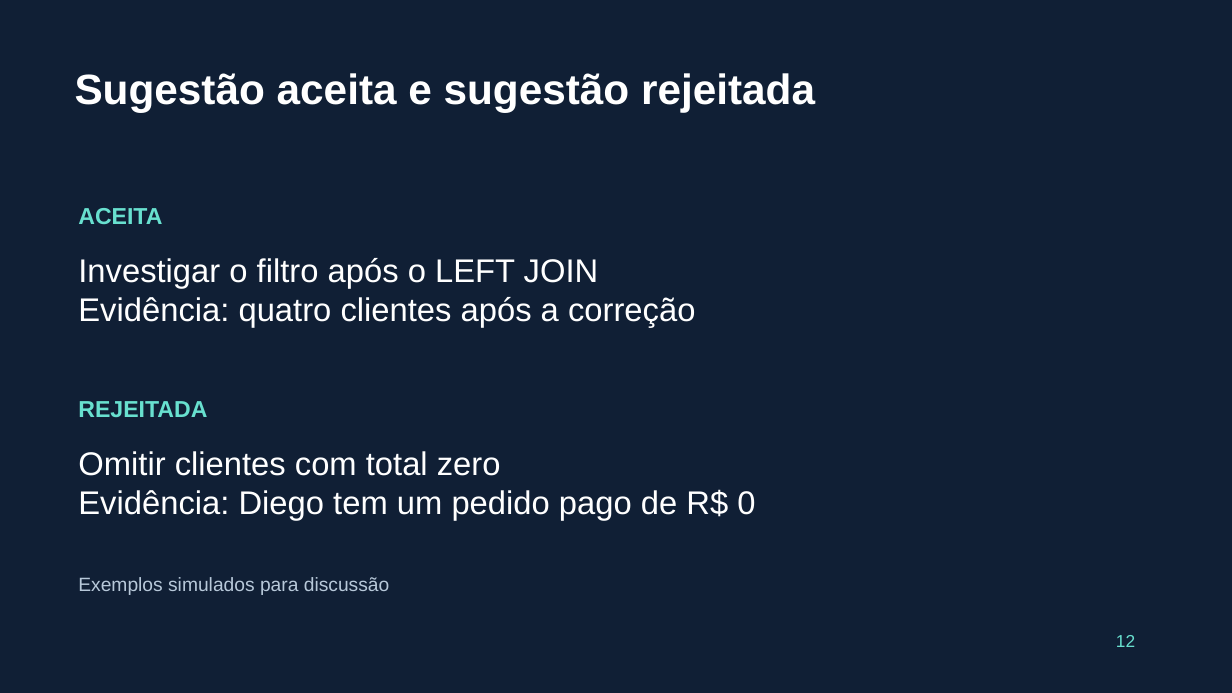
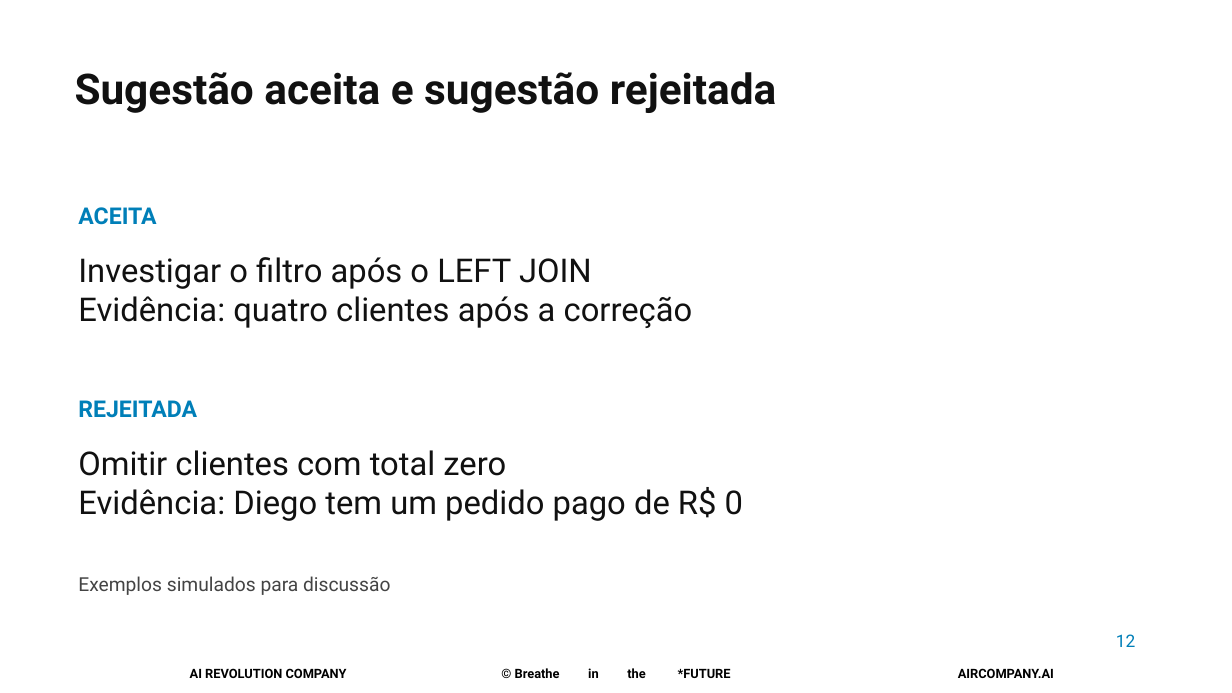
Before and after one commit to pedropalmieri/workshop4-pr-sql-ia, a slide deck: slide 12 of materiais/Workshop4-19nov2026.pptx. Drawn at 1232x693 pixels with LibreOffice and Linux fonts; fonts in the diff are those of the drawing; background and template pictures are left out. Boxes give left, top, right and bottom in pixels: in the first picture for what was removed or moved away, otherwise in the second. Text is boxed around its words. In the diff, an @@ line names an element or a change of style, - is before the commit and + after.

```diff
--- a/materiais/Workshop4-19nov2026.pptx
+++ b/materiais/Workshop4-19nov2026.pptx
@@ background #101F35 to #FFFFFF @@
@@ font Arial to Roboto, text colour #68E0CF to #007FB8 in 3 elements at (1116, 634, 1135, 647), (78, 207, 156, 225), (78, 400, 197, 418) @@
@@ font Arial to Roboto, text colour #FFFFFF to #111111 in 3 elements at (75, 72, 777, 113), (78, 257, 693, 328), (78, 450, 743, 521) @@
@@ text "Exemplos simulados para discussão" at (78, 576, 390, 595): font Arial to Roboto, text colour #B7C8D9 to #444444 @@
@@ text added at (190, 668, 347, 678), 10 pt, text #000000, bold @@
+AI REVOLUTION COMPANY
@@ text added at (515, 668, 731, 678), 10 pt, text #000000, bold @@
+© Breathe in the *FUTURE
@@ text added at (958, 668, 1054, 678), 10 pt, text #000000, bold @@
+AIRCOMPANY.AI
```
Also in this commit, not shown: 14 other slides changed.
